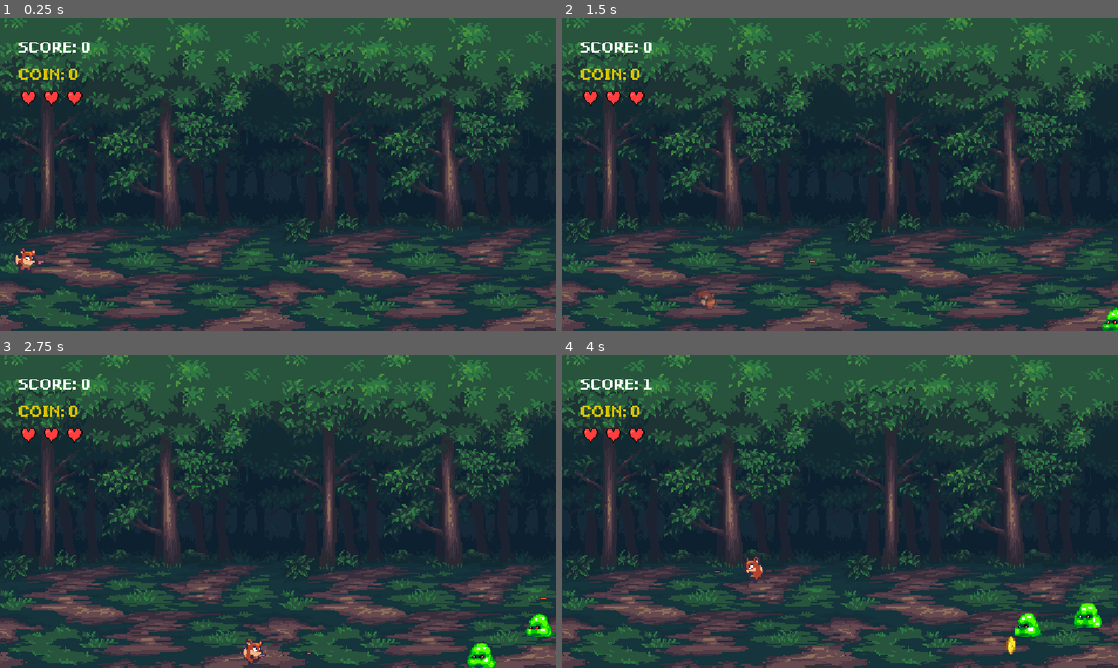
Above: before the commit, frames 1-4 (two rows, left to right).
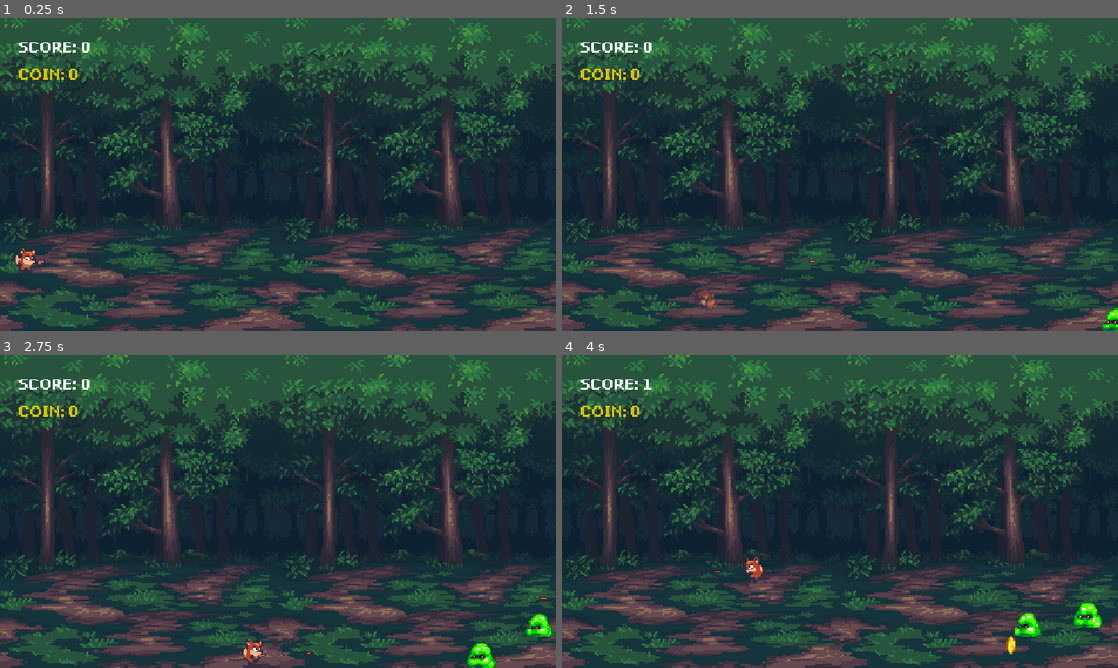
Above: after the commit, the same moments.

Repository: jsjzh/godot-game
Game: Godot game, scene res://Sences/game.tscn
Same seed, same stepped clock (60 frames per second), same inputs: the game is played once before the commit and once after it. Sound files missing from this copy of the repository are replaced by a short silence.
Inputs:
- Up to frame 1 (0.25 s): no input
- Up to frame 2 (1.5 s): hold Right (right) 0.53-1.28 s; tap C (fire) at 0.6 s; hold Down (down) from 1.28 s (still down); tap Z (roll) at 1.35 s
- Up to frame 3 (2.75 s): release Down (down) at 2.03 s; hold Right (right) from 2.03 s (still down); tap C (fire) at 2.1 s
- Up to frame 4 (4 s): release Right (right) at 2.78 s; hold Up (up) 2.78-3.53 s; tap Z (roll) at 2.85 s; hold Left (left) from 3.53 s (still down); tap C (fire) at 3.6 s

The runs differ from the first frame. In frame 1, 0.3% of the frame differs, in the area x 3-15%, y 23-29%; in frame 2, 0.3%; in frame 3, 0.3%; in frame 4, 0.3%.

Commit message:
fix: fixed

Diff:
--- a/Scripts/Player.gd
+++ b/Scripts/Player.gd
@@ -152,6 +152,9 @@
 func handle_game_over():
 	player_animated_sprite.play("game_over")
 
+func handle_attack():
+	print("Player attacked!")
+	GameManager.trigger_game_state(GameManager.GameState.GAME_OVER)
 
 func _on_roll_cooldown_timer_timeout() -> void:
 	player_can_roll = true
--- a/Scripts/Slime.gd
+++ b/Scripts/Slime.gd
@@ -17,7 +17,7 @@
 
 func _on_body_entered(body: Node2D) -> void:
 	if body.is_in_group('player') and not is_dead:
-		GameManager.trigger_game_state(GameManager.GameState.GAME_OVER)
+		body.handle_attack()
 
 func _on_area_entered(area: Area2D) -> void:
 	if area.is_in_group("bullet") and not is_dead:
--- a/Sences/game.tscn
+++ b/Sences/game.tscn
@@ -5,8 +5,6 @@
 [ext_resource type="PackedScene" uid="uid://dflxmrs1je1cc" path="res://Sences/player.tscn" id="2_8not6"]
 [ext_resource type="PackedScene" uid="uid://kjjdmxix4wuu" path="res://Sences/slime.tscn" id="3_xfvu4"]
 [ext_resource type="Script" uid="uid://78ffnehtah7l" path="res://Scripts/GameController.gd" id="5_fijot"]
-[ext_resource type="Script" uid="uid://c8yu87t6icer5" path="res://Scripts/HeartContainer.gd" id="7_kcycv"]
-[ext_resource type="Texture2D" uid="uid://c8q3u5xryo14m" path="res://AssetBundle/Sprites/heart.png" id="7_mbebh"]
 [ext_resource type="FontFile" uid="uid://dnsb33tqh3cx0" path="res://AssetBundle/Uranus_Pixel_11Px.ttf" id="7_oyc07"]
 [ext_resource type="AudioStream" uid="uid://c6axlr2sgt13c" path="res://AssetBundle/Audio/GameOver.mp3" id="8_mbebh"]
 
@@ -79,24 +77,6 @@
 text = "GAME OVER"
 vertical_alignment = 1
 
-[node name="HeartContainer" type="Node" parent="UI" unique_id=573073969]
-script = ExtResource("7_kcycv")
-
-[node name="Sprite2D" type="Sprite2D" parent="UI/HeartContainer" unique_id=1067442593]
-position = Vector2(59.999996, 164)
-scale = Vector2(2.4999995, 2.5)
-texture = ExtResource("7_mbebh")
-
-[node name="Sprite2D2" type="Sprite2D" parent="UI/HeartContainer" unique_id=1509630217]
-position = Vector2(108, 164)
-scale = Vector2(2.4999995, 2.5)
-texture = ExtResource("7_mbebh")
-
-[node name="Sprite2D3" type="Sprite2D" parent="UI/HeartContainer" unique_id=1616348775]
-position = Vector2(156, 164)
-scale = Vector2(2.4999995, 2.5)
-texture = ExtResource("7_mbebh")
-
 [node name="GAMEOVER" type="AudioStreamPlayer" parent="." unique_id=485006242]
 stream = ExtResource("8_mbebh")
 volume_db = 2.0
Binary file removed: AssetBundle/Sprites/Coin.png
Not shown, removed: AssetBundle/Sprites/Coin.png.import
